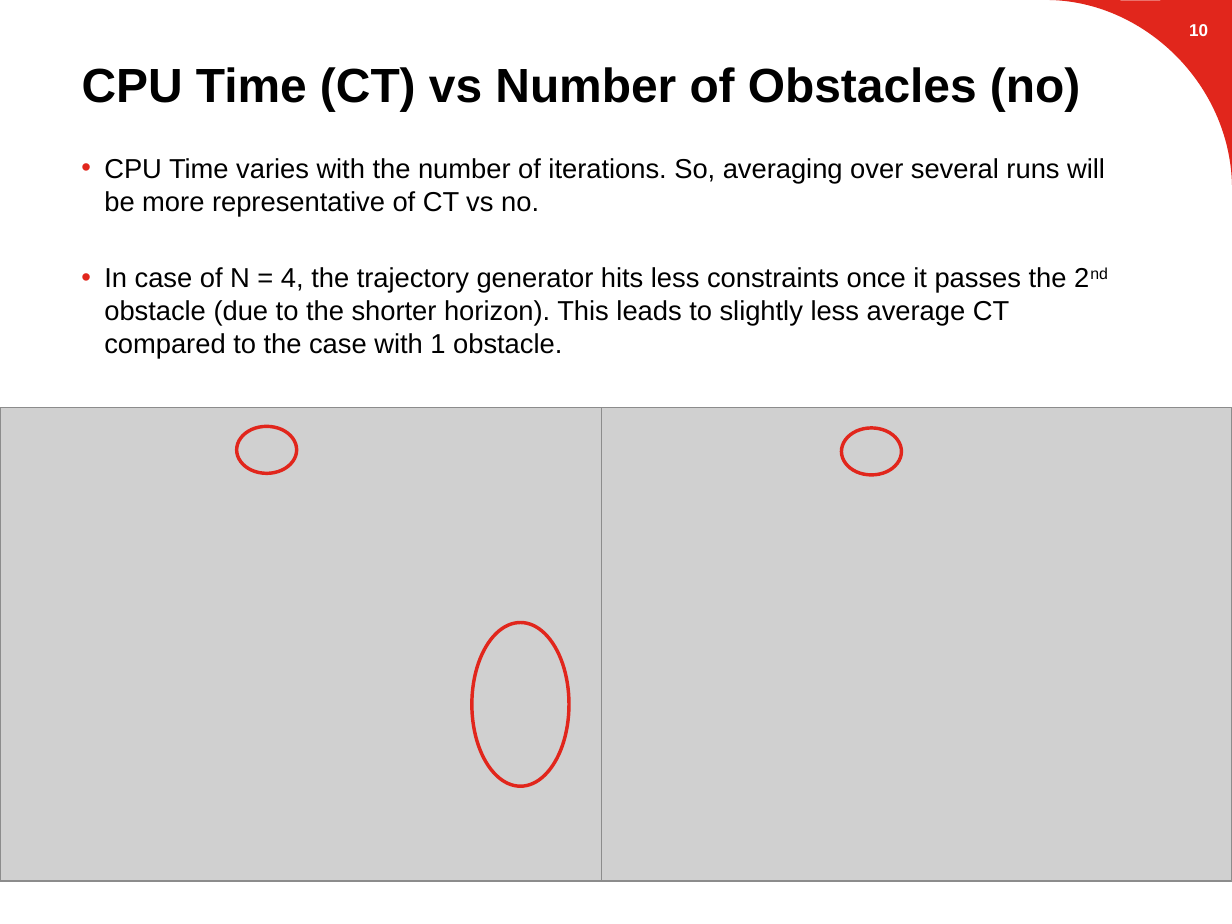
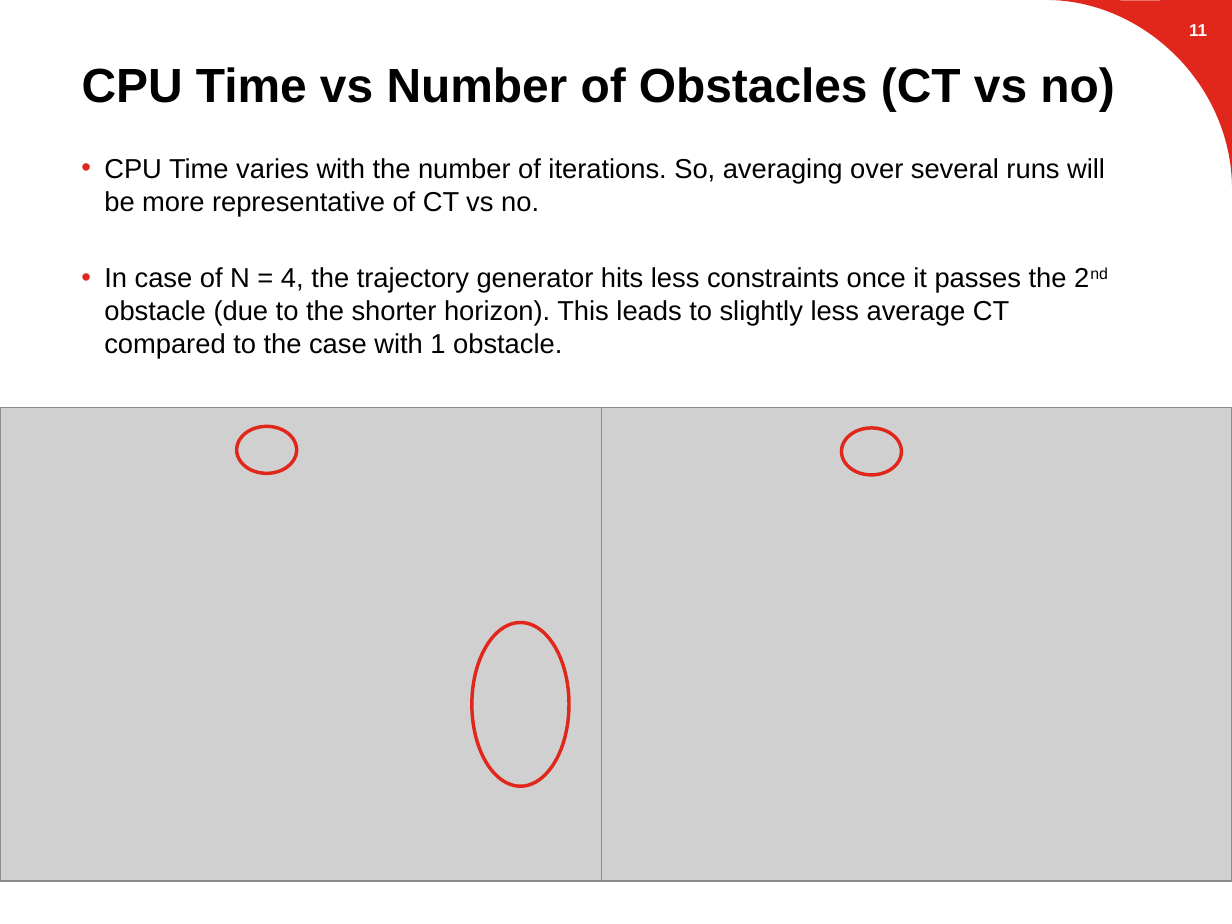
Before and after one commit to suvoganguli/GIG-MPC-Laplacian, a slide deck: slide 12 of 2D Results.pptx (slide 11 before the commit). Drawn at 1232x924 pixels with LibreOffice and Linux fonts; fonts in the diff are those of the drawing; grey boxes stand for pictures; background and template pictures are left out. Boxes give left, top, right and bottom in pixels: in the first picture for what was removed or moved away, otherwise in the second. Text is boxed around its words. In the diff, an @@ line names an element or a change of style, - is before the commit and + after.

Commit message:
Updated ppt for CT vs ns (in progress)

```diff
--- a/2D Results.pptx
+++ b/2D Results.pptx
@@ page number at (1189, 24, 1207, 36): text changed @@
-10
+11
@@ title at (82, 67, 1114, 111): text changed @@
-CPU Time (CT) vs Number of Obstacles (no)
+CPU Time vs Number of Obstacles (CT vs no)
```
Also in this commit, not shown: 4 other slides changed, 4 slides added.
